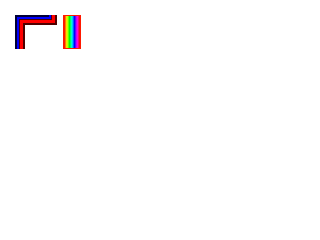
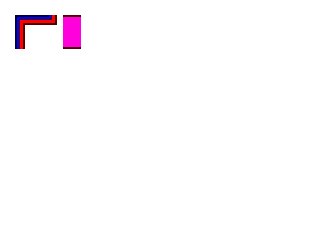
The second 320 × 240 image is a revision of the first. Changes to its layers:
painted on "Pasted Layer #2" over [left=64, top=16, right=80, bottom=48]
painted on "Background" over [left=63, top=15, right=81, bottom=49]
